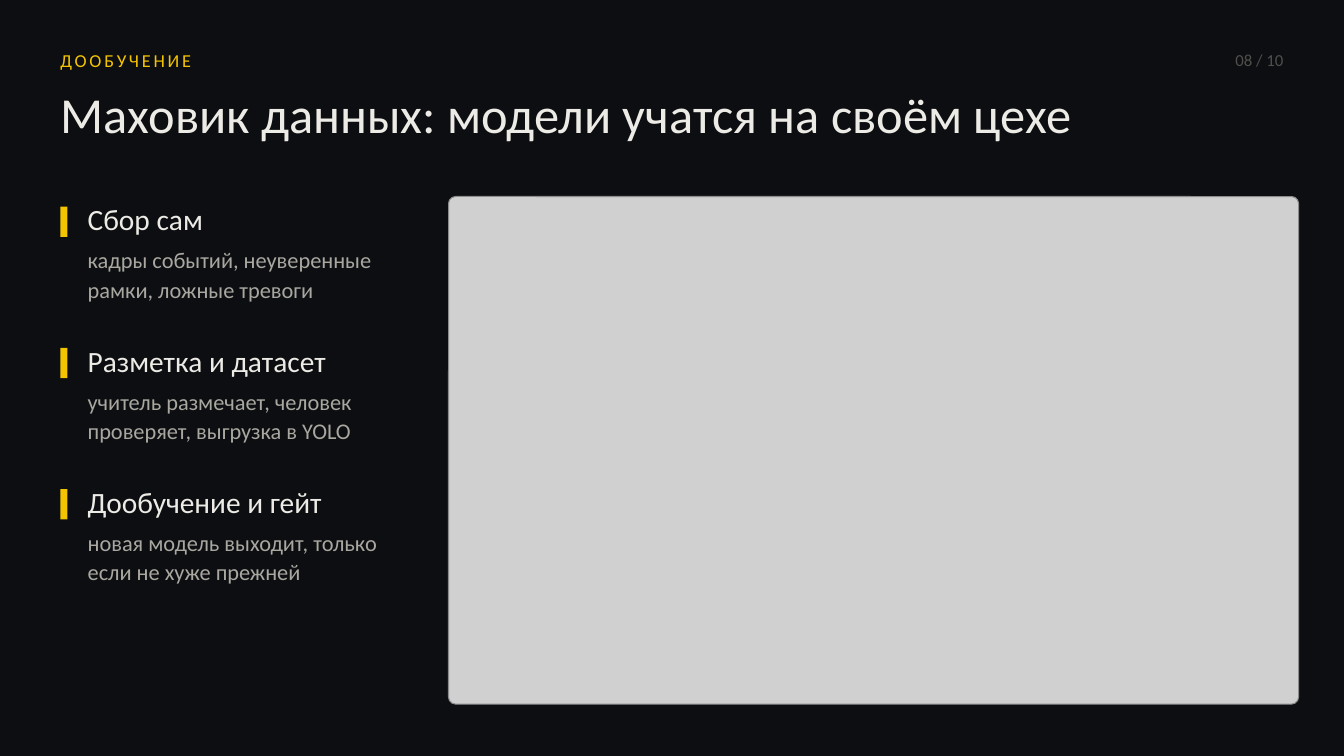
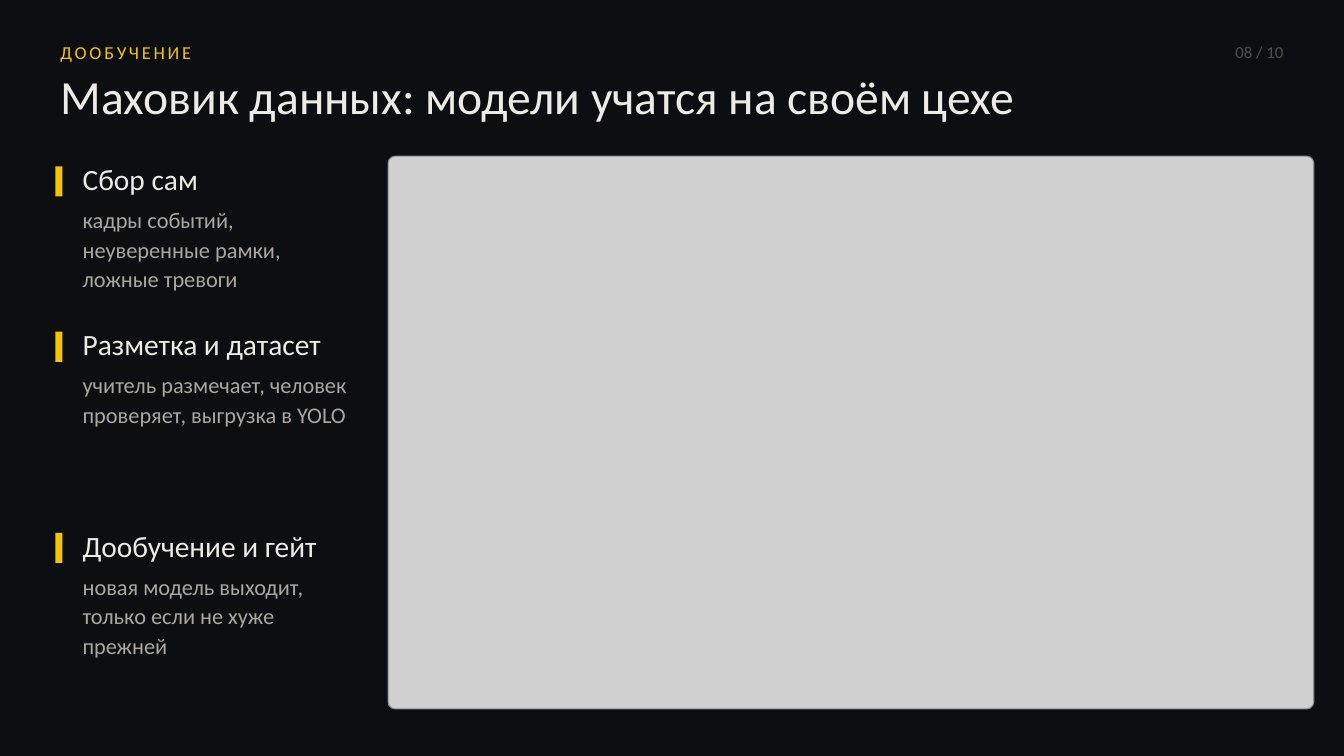
Before and after one commit to timur-nagimov/mospromhack, a slide deck: slide 8 of deliverables/presentation-v2/zazerkalye-v2.pptx. Drawn at 1344x756 pixels with LibreOffice and Linux fonts; fonts in the diff are those of the drawing; grey boxes stand for pictures. Boxes give left, top, right and bottom in pixels: in the first picture for what was removed or moved away, otherwise in the second. Text is boxed around its words. In the diff, an @@ line names an element or a change of style, - is before the commit and + after.

```diff
--- a/deliverables/presentation-v2/zazerkalye-v2.pptx
+++ b/deliverables/presentation-v2/zazerkalye-v2.pptx
@@ text "ДООБУЧЕНИЕ": place and size @@
-text "ДООБУЧЕНИЕ" at <box>60,55,191,70</box>
+text "ДООБУЧЕНИЕ" at <box>60,47,191,62</box>
@@ text "08 / 10": place and size @@
-text "08 / 10" at <box>1235,55,1283,66</box>
+text "08 / 10" at <box>1235,47,1283,58</box>
@@ text "Маховик данных: модели учатся на ...": place and size @@
-text "Маховик данных: модели учатся на ..." at <box>60,99,1072,142</box>
+text "Маховик данных: модели учатся на ..." at <box>60,82,1014,122</box>
@@ text "Маховик данных: модели учатся на ..." at <box>60,82,1014,122</box>: size 36 to 34 pt @@
@@ rectangle: place and size @@
-rectangle at <box>60,207,68,237</box>
+rectangle at <box>55,166,63,197</box>
@@ text "Сбор сам" rewrapped from <box>88,210,371,302</box> to <box>83,170,281,291</box> @@
@@ picture: place and size @@
-picture at <box>449,197,1299,705</box>
+picture at <box>388,156,1314,709</box>
@@ text "Разметка и датасет": place and size @@
-text "Разметка и датасет" at <box>88,353,352,443</box>
+text "Разметка и датасет" at <box>83,336,347,427</box>
@@ rectangle: place and size @@
-rectangle at <box>60,348,68,378</box>
+rectangle at <box>55,332,63,362</box>
@@ rectangle: place and size @@
-rectangle at <box>60,489,68,519</box>
+rectangle at <box>55,533,63,564</box>
@@ text "Дообучение и гейт" rewrapped from <box>88,493,376,584</box> to <box>83,537,317,658</box> @@
```
Also in this commit, not shown: 7 other slides changed, 13 other files.
